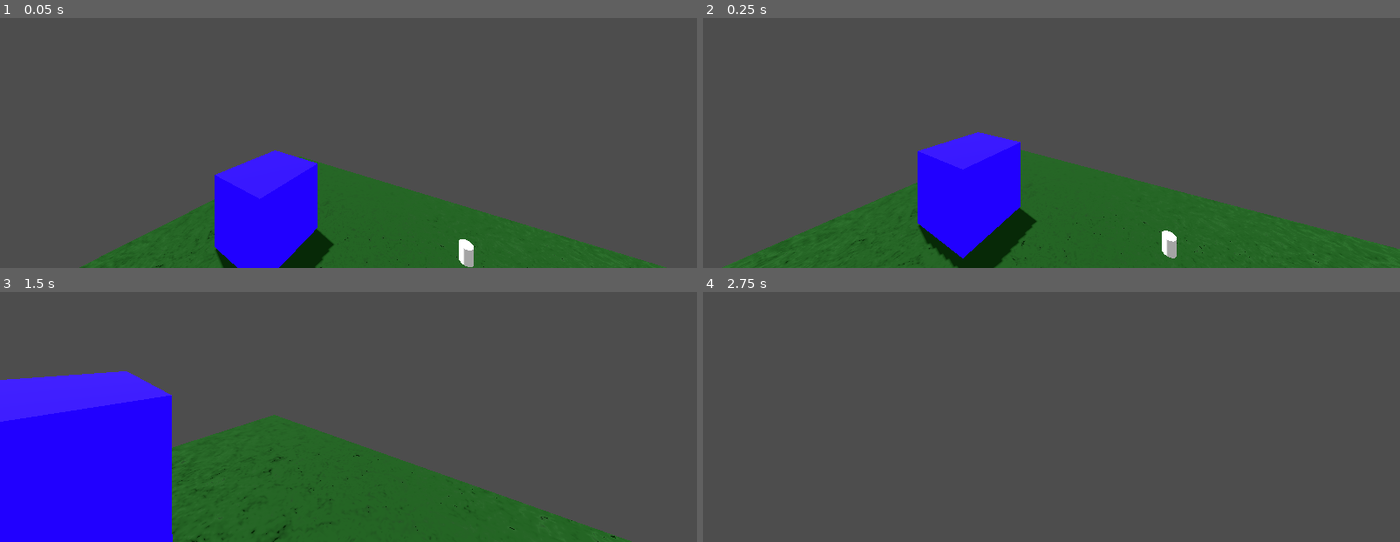
Above: before the commit, frames 1-4 (two rows, left to right).
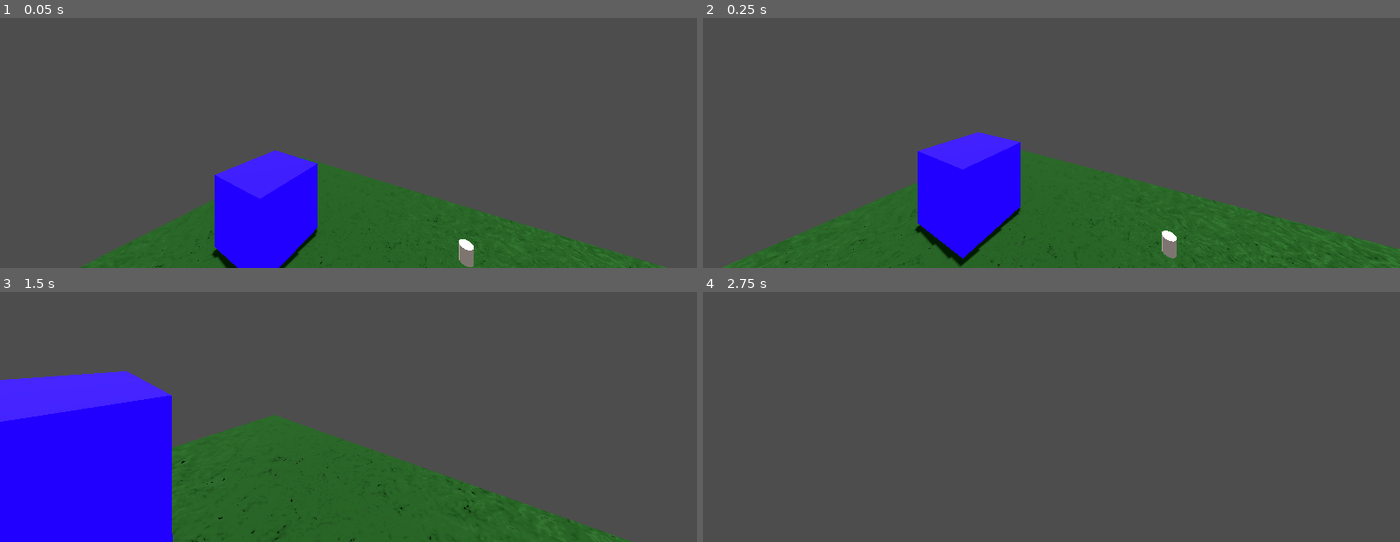
Above: after the commit, the same moments.

Repository: micycle8778/dash-and-dine
Game: Godot game, scene res://world/world.tscn
The game is run twice, just before and just after one commit, with the same random seed, the same clock (stepped at 60 frames per second) and the same inputs. The engine's default icon, where the game draws it, is replaced by a stand-in: a white triangle on a blue panel in a dark square.
Inputs (mouse positions are in pixels of both pictures, inside the frame that each line leads up to):
- Up to frame 1 (0.05 s): no input
- Up to frame 2 (0.25 s): no input
- Up to frame 3 (1.5 s): move the mouse to (383, 344) at 0.52 s; hold W (move_forward) from 0.53 s (still down); tap E (pickup) at 0.6, 1.35 s; tap Space (jump) at 0.77 s; move the mouse to (313, 347) at 1.27 s
- Up to frame 4 (2.75 s): keep holding W (move_forward); tap Space (jump) at 1.52 s; move the mouse to (1065, 339) at 2.02 s; tap E (pickup) at 2.1 s

The runs differ from the first frame. In frame 1, 0.7% of the frame differs, in the area x 23-91%, y 81-100%; in frame 2, 1.2%, in the area x 11-97%, y 76-100%; in frame 3, less than 0.1%; in frame 4, nothing differs.

Commit message:
web mouse bugfix + lighting changes + removed hand icon

Diff:
--- a/autoloads/mouse_stack.gd
+++ b/autoloads/mouse_stack.gd
@@ -1,6 +1,14 @@
 extends Node
 
 var stack: Array[Input.MouseMode]
+
+func _ready() -> void:
+	if OS.has_feature("web"):
+		var js_code = """
+		document.addEventListener("click", function () {
+		document.body.requestPointerLock();});
+		"""
+		JavaScriptBridge.eval(js_code, true)
 
 ## Puts a mouse mode onto the stack, effectively setting the mouse mode
 func push(mode: Input.MouseMode) -> void:
--- a/font_awesome/hand.svg
+++ /dev/null
@@ -1,37 +0,0 @@
-<?xml version="1.0" encoding="UTF-8" standalone="no"?>
-<svg
-   viewBox="0 0 512 512"
-   version="1.1"
-   id="svg1"
-   sodipodi:docname="hand.svg"
-   inkscape:version="1.4 (e7c3feb100, 2024-10-09)"
-   xmlns:inkscape="http://www.inkscape.org/namespaces/inkscape"
-   xmlns:sodipodi="http://sodipodi.sourceforge.net/DTD/sodipodi-0.dtd"
-   xmlns="http://www.w3.org/2000/svg"
-   xmlns:svg="http://www.w3.org/2000/svg">
-  <defs
-     id="defs1" />
-  <sodipodi:namedview
-     id="namedview1"
-     pagecolor="#ffffff"
-     bordercolor="#000000"
-     borderopacity="0.25"
-     inkscape:showpageshadow="2"
-     inkscape:pageopacity="0.0"
-     inkscape:pagecheckerboard="0"
-     inkscape:deskcolor="#d1d1d1"
-     inkscape:zoom="1.5625"
-     inkscape:cx="264"
-     inkscape:cy="213.12"
-     inkscape:window-width="1920"
-     inkscape:window-height="1011"
-     inkscape:window-x="0"
-     inkscape:window-y="0"
-     inkscape:window-maximized="1"
-     inkscape:current-layer="svg1" />
-  <!--!Font Awesome Free 6.7.2 by @fontawesome - https://fontawesome.com License - https://fontawesome.com/license/free Copyright 2025 Fonticons, Inc.-->
-  <path
-     d="M288 32c0-17.7-14.3-32-32-32s-32 14.3-32 32l0 208c0 8.8-7.2 16-16 16s-16-7.2-16-16l0-176c0-17.7-14.3-32-32-32s-32 14.3-32 32l0 272c0 1.5 0 3.1 .1 4.6L67.6 283c-16-15.2-41.3-14.6-56.6 1.4s-14.6 41.3 1.4 56.6L124.8 448c43.1 41.1 100.4 64 160 64l19.2 0c97.2 0 176-78.8 176-176l0-208c0-17.7-14.3-32-32-32s-32 14.3-32 32l0 112c0 8.8-7.2 16-16 16s-16-7.2-16-16l0-176c0-17.7-14.3-32-32-32s-32 14.3-32 32l0 176c0 8.8-7.2 16-16 16s-16-7.2-16-16l0-208z"
-     id="path1"
-     style="fill:#ffffff" />
-</svg>
--- a/world/world.tscn
+++ b/world/world.tscn
@@ -25,8 +25,8 @@
 
 [sub_resource type="Environment" id="Environment_6xmxd"]
 ambient_light_source = 2
-ambient_light_color = Color(1, 1, 1, 1)
-ambient_light_energy = 0.37
+ambient_light_color = Color(1, 0.926667, 0.89, 1)
+ambient_light_energy = 0.21
 
 [sub_resource type="StandardMaterial3D" id="StandardMaterial3D_tcf2h"]
 albedo_color = Color(1, 0.16, 0.16, 1)
@@ -143,8 +143,7 @@
 environment = SubResource("Environment_6xmxd")
 
 [node name="DirectionalLight3D" type="DirectionalLight3D" parent="."]
-transform = Transform3D(0.208646, -0.91231, 0.35236, 0, 0.36029, 0.93284, -0.977991, -0.194633, 0.0751729, 0, 0, 0)
-light_energy = 0.677
+transform = Transform3D(0.996308, 0.077639, 0.0366442, -0.0406115, 0.050151, 0.997915, 0.0756394, -0.995719, 0.0531188, 0, 0, 0)
 shadow_enabled = true
 metadata/_edit_lock_ = true
 
Not shown, added: export_presets.cfg
Not shown, removed: font_awesome/hand.svg.import
Not shown, changed: .gitignore
